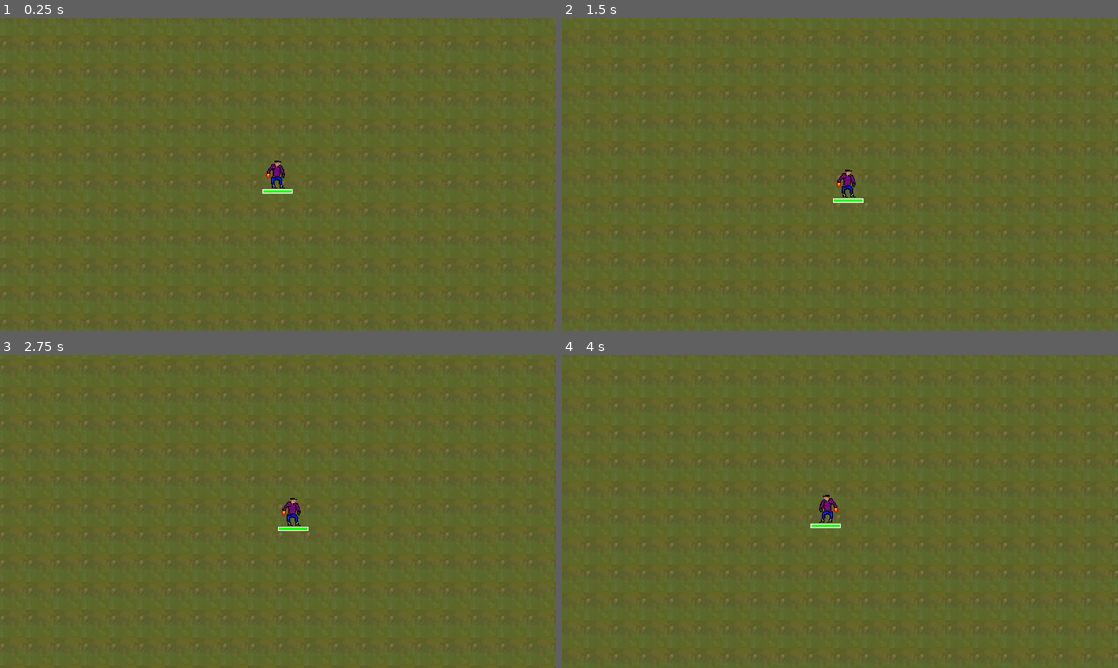
Above: before the commit, frames 1-4 (two rows, left to right).
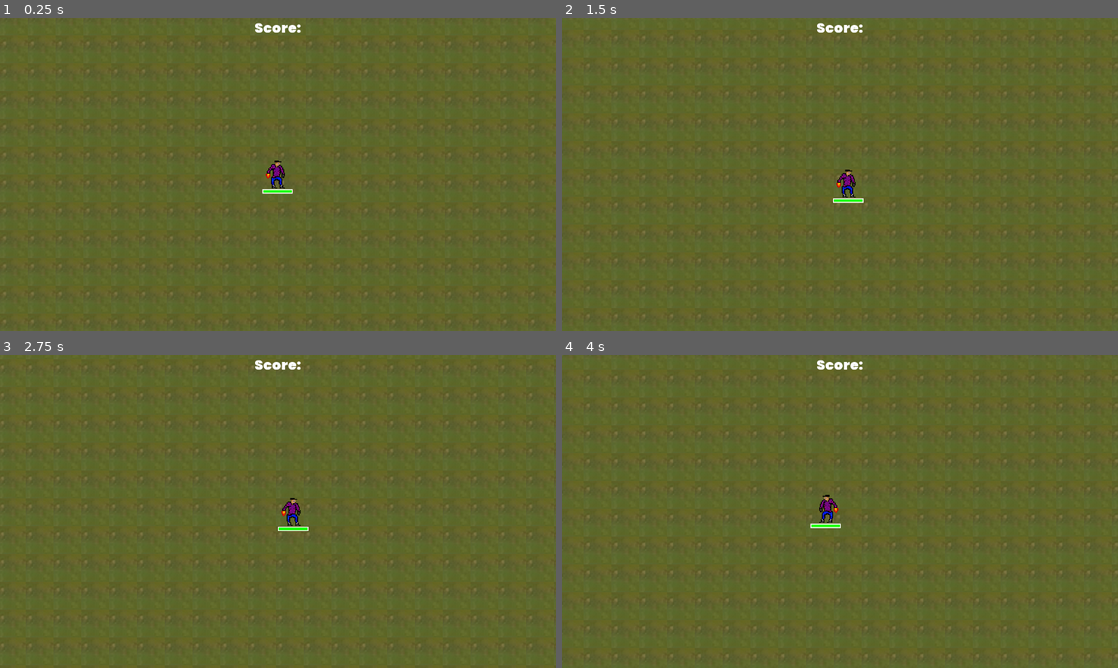
Above: after the commit, the same moments.

Repository: RM35/vigilant-octo-doodle
Game: Godot game, scene res://scenes/world/world.tscn
The game is run twice, just before and just after one commit, with the same random seed, the same clock (stepped at 60 frames per second) and the same inputs.
Inputs:
- Up to frame 1 (0.25 s): no input
- Up to frame 2 (1.5 s): tap Enter at 0.5 s; hold D (right) 0.53-1.28 s; hold S (down) from 1.28 s (still down)
- Up to frame 3 (2.75 s): release S (down) at 2.03 s; hold D (right) from 2.03 s (still down)
- Up to frame 4 (4 s): release D (right) at 2.78 s; hold W (up) 2.78-3.53 s; hold A (left) from 3.53 s (still down)

The runs differ from the first frame. In frame 1, 0.2% of the frame differs, in the area x 45-55%, y 1-5%; in frame 2, 0.2%; in frame 3, 0.2%; in frame 4, 0.2%.

Commit message:
feat: Add HUD

Diff:
--- /dev/null
+++ b/scenes/hud/hud.tscn
@@ -0,0 +1,16 @@
+[gd_scene load_steps=3 format=2]
+
+[ext_resource path="res://global_resources/Poppins-Black.ttf" type="DynamicFontData" id=1]
+
+[sub_resource type="DynamicFont" id=1]
+size = 32
+font_data = ExtResource( 1 )
+
+[node name="HUD" type="CanvasLayer"]
+
+[node name="Score" type="Label" parent="."]
+anchor_right = 1.0
+anchor_bottom = 1.0
+custom_fonts/font = SubResource( 1 )
+text = "Score:"
+align = 1
--- a/scenes/world/world.tscn
+++ b/scenes/world/world.tscn
@@ -1,8 +1,9 @@
-[gd_scene load_steps=5 format=2]
+[gd_scene load_steps=6 format=2]
 
 [ext_resource path="res://scenes/world/TM.gd" type="Script" id=1]
 [ext_resource path="res://scenes/world/textures/grass.png" type="Texture" id=2]
 [ext_resource path="res://scenes/player/player.tscn" type="PackedScene" id=3]
+[ext_resource path="res://scenes/hud/hud.tscn" type="PackedScene" id=4]
 
 [sub_resource type="TileSet" id=1]
 0/name = "grass.png 0"
@@ -29,3 +30,5 @@
 script = ExtResource( 1 )
 
 [node name="Player" parent="." instance=ExtResource( 3 )]
+
+[node name="HUD" parent="." instance=ExtResource( 4 )]
